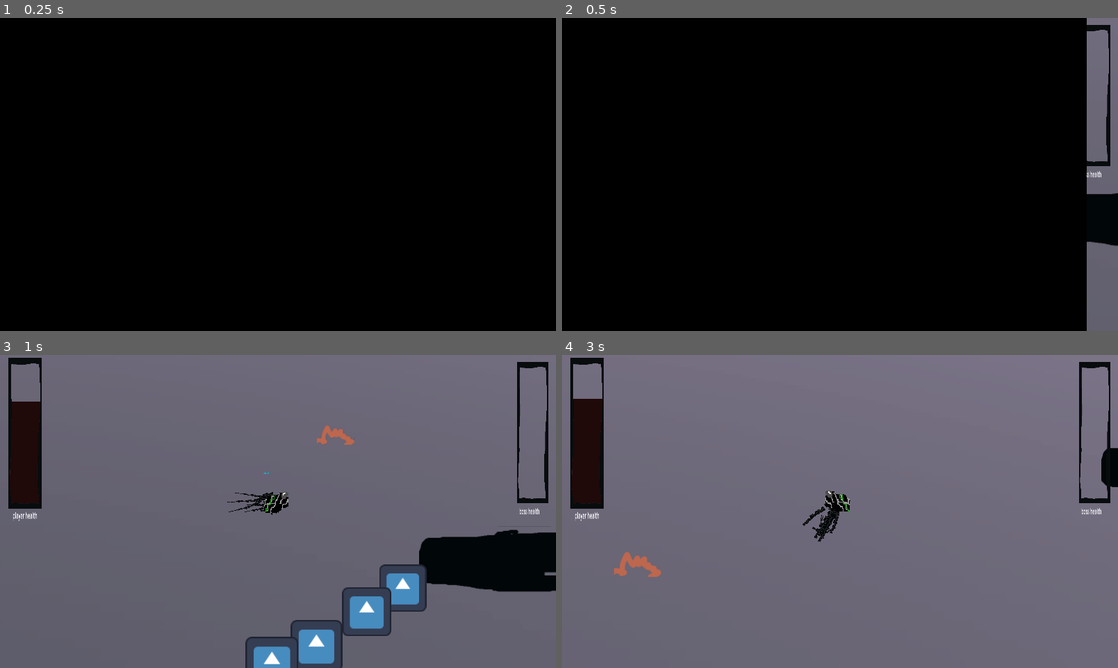
Above: before the commit, frames 1-4 (two rows, left to right).
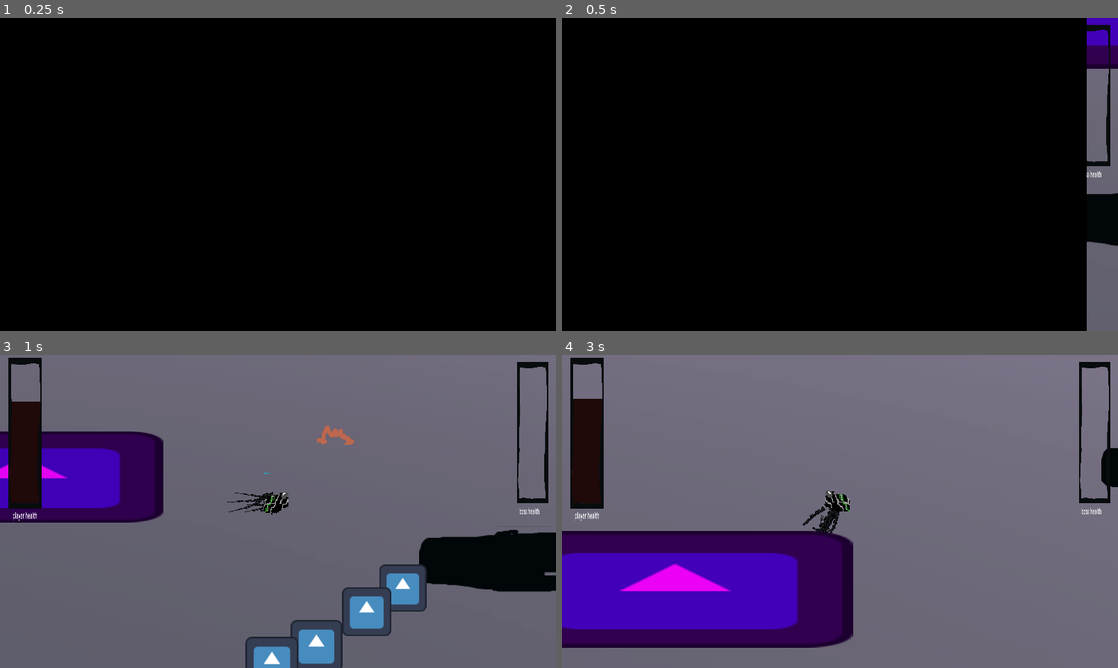
Above: after the commit, the same moments.

Repository: Area9579/Haustoria
Game: Godot game, scene res://Scenes/main.tscn
Same seed, same stepped clock (60 frames per second), same inputs: the game is played once before the commit and once after it. The engine's default icon, where the game draws it, is replaced by a stand-in: a white triangle on a blue panel in a dark square.
Inputs (mouse positions are in pixels of both pictures, inside the frame that each line leads up to):
- Up to frame 1 (0.25 s): no input
- Up to frame 2 (0.5 s): no input
- Up to frame 3 (1 s): move the mouse to (400, 495) at 0.52 s; press the mouse at (400, 495) at 0.53 s
- Up to frame 4 (3 s): move the mouse to (728, 527) at 1.27 s; release the mouse at (728, 527) at 1.28 s; right-click (728, 527) at 1.35 s; move the mouse to (895, 442) at 2.02 s; press the mouse at (895, 442) at 2.03 s; move the mouse to (812, 574) at 2.77 s; release the mouse at (812, 574) at 2.78 s; right-click (812, 574) at 2.85 s

Frame 1 is identical in both runs. In frame 2, 0.8% of the frame differs, in the area x 94-100%, y 0-17%; in frame 3, 7.0%; in frame 4, 19%, in the area x 0-53%, y 56-94%.

Commit message:
Added Boss Scene Into Main Scene

Diff:
--- a/Scenes/main.tscn
+++ b/Scenes/main.tscn
@@ -2,12 +2,12 @@
 
 [ext_resource type="PackedScene" uid="uid://bmkpfdmdrk7lf" path="res://Scenes/wall.tscn" id="1_vt5yp"]
 [ext_resource type="PackedScene" uid="uid://dxre6ioapqt7q" path="res://Scenes/level building/longwall.tscn" id="2_x83md"]
-[ext_resource type="PackedScene" uid="uid://dd2isihtufrl0" path="res://Scenes/gum.tscn" id="3_chq6w"]
+[ext_resource type="PackedScene" uid="uid://dq8w0tn5j7bbq" path="res://Scenes/gum.tscn" id="3_chq6w"]
 [ext_resource type="PackedScene" uid="uid://tnvub7y17iua" path="res://Scenes/boss_hand_hit_box.tscn" id="4_d6qjs"]
 [ext_resource type="PackedScene" uid="uid://eb354oelrc8q" path="res://Scenes/poison.tscn" id="5_6xnfu"]
-[ext_resource type="PackedScene" path="res://Scenes/MobileEnemy.tscn" id="6_u4pk0"]
 [ext_resource type="PackedScene" uid="uid://skk7130cpcoh" path="res://Scenes/Player.tscn" id="7_m2bmv"]
 [ext_resource type="PackedScene" uid="uid://duhe605748oxu" path="res://Scenes/beer.tscn" id="8_8bnyb"]
+[ext_resource type="PackedScene" uid="uid://fl224xwk37sl" path="res://Scenes/Boss.tscn" id="8_wtko3"]
 
 [sub_resource type="NavigationMesh" id="NavigationMesh_qfgaq"]
 vertices = PackedVector3Array(-26.716, -0.215039, -25, -25.966, -0.215039, -29.75, -25.966, -0.215039, -31.25, -39.216, …(4882 unchanged characters)…
@@ -209,3 +209,5 @@
 [node name="Poison3" parent="." instance=ExtResource("5_6xnfu")]
 transform = Transform3D(1, 0, 0, 0, 1, 0, 0, 0, 1, -0.244067, -0.527434, 39.1261)
 poison = "Nitrate"
+
+[node name="Boss" parent="." instance=ExtResource("8_wtko3")]
